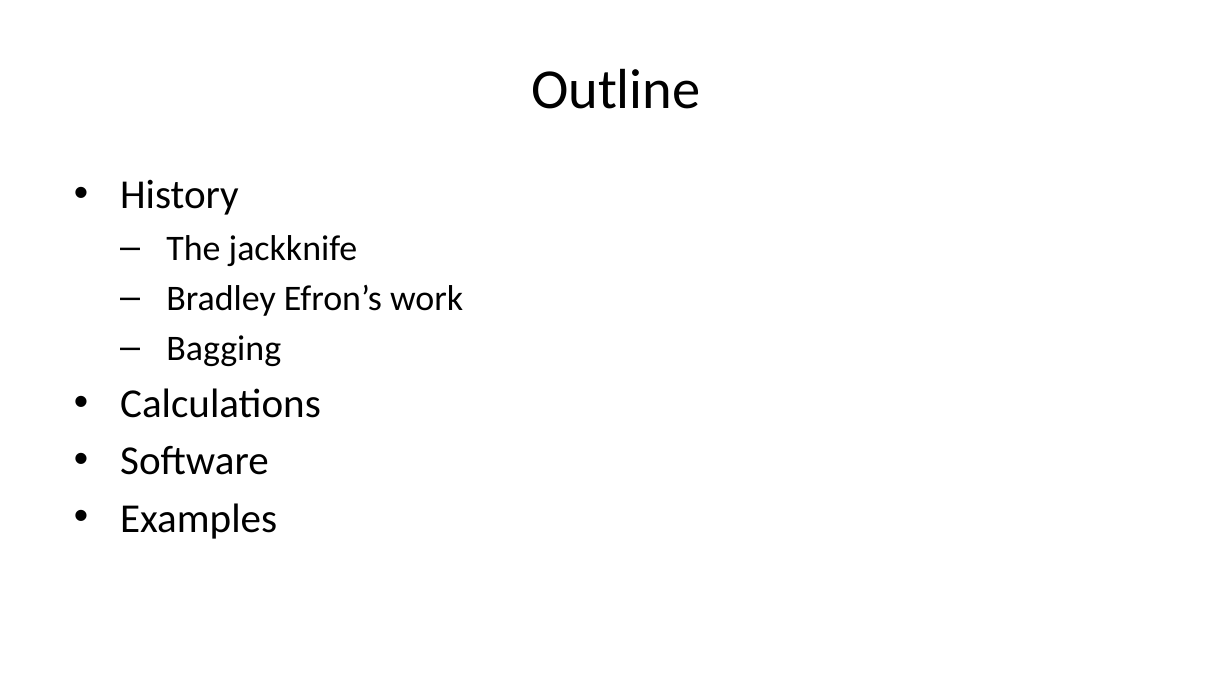
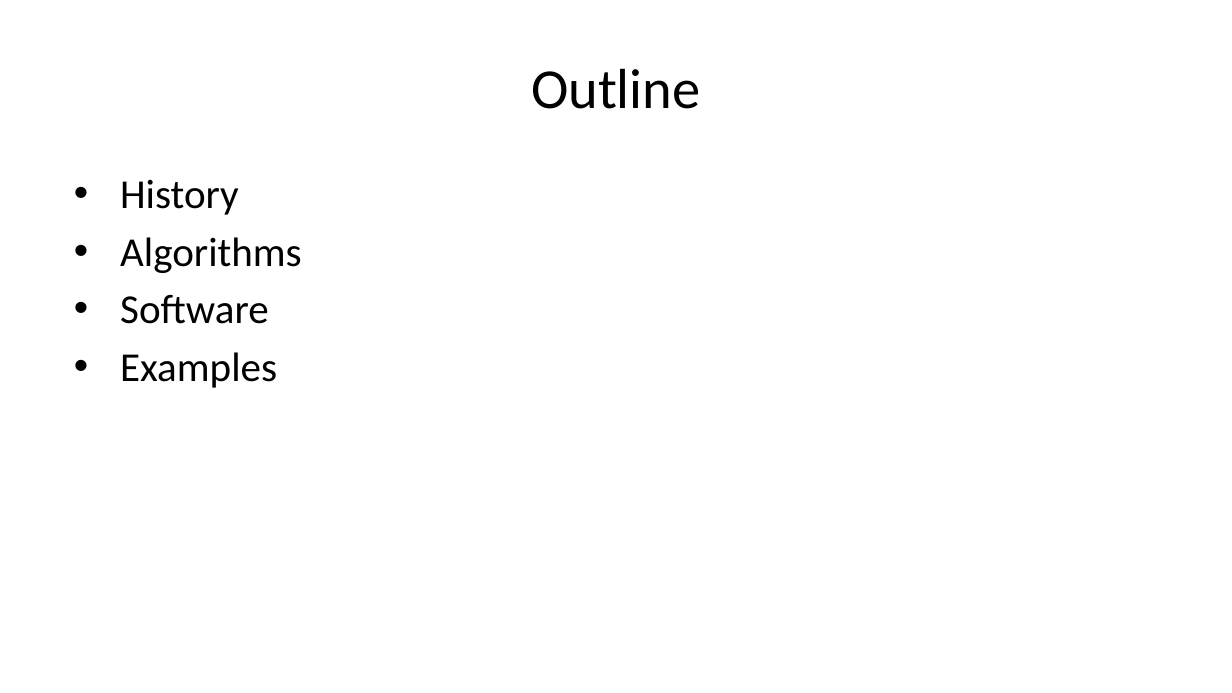
Before and after one commit to pmean/papers-and-presentations, a slide deck: slide 2 of bootstrap/src/bootstrap-slides.pptx. Drawn at 1232x693 pixels with LibreOffice and Linux fonts; fonts in the diff are those of the drawing. Boxes give left, top, right and bottom in pixels: in the first picture for what was removed or moved away, otherwise in the second. Text is boxed around its words. In the diff, an @@ line names an element or a change of style, - is before the commit and + after.

```diff
--- a/bootstrap/src/bootstrap-slides.pptx
+++ b/bootstrap/src/bootstrap-slides.pptx
@@ text at [120, 237, 302, 273]: text changed; size 21 to 24 pt @@
-  – The jackknife
-  – Bradley Efron’s work
-  – Bagging
-• Calculations
+• Algorithms
```
Also in this commit, not shown: 9 other slides changed, 27 slides added, 6 slides removed, 6 other files.
